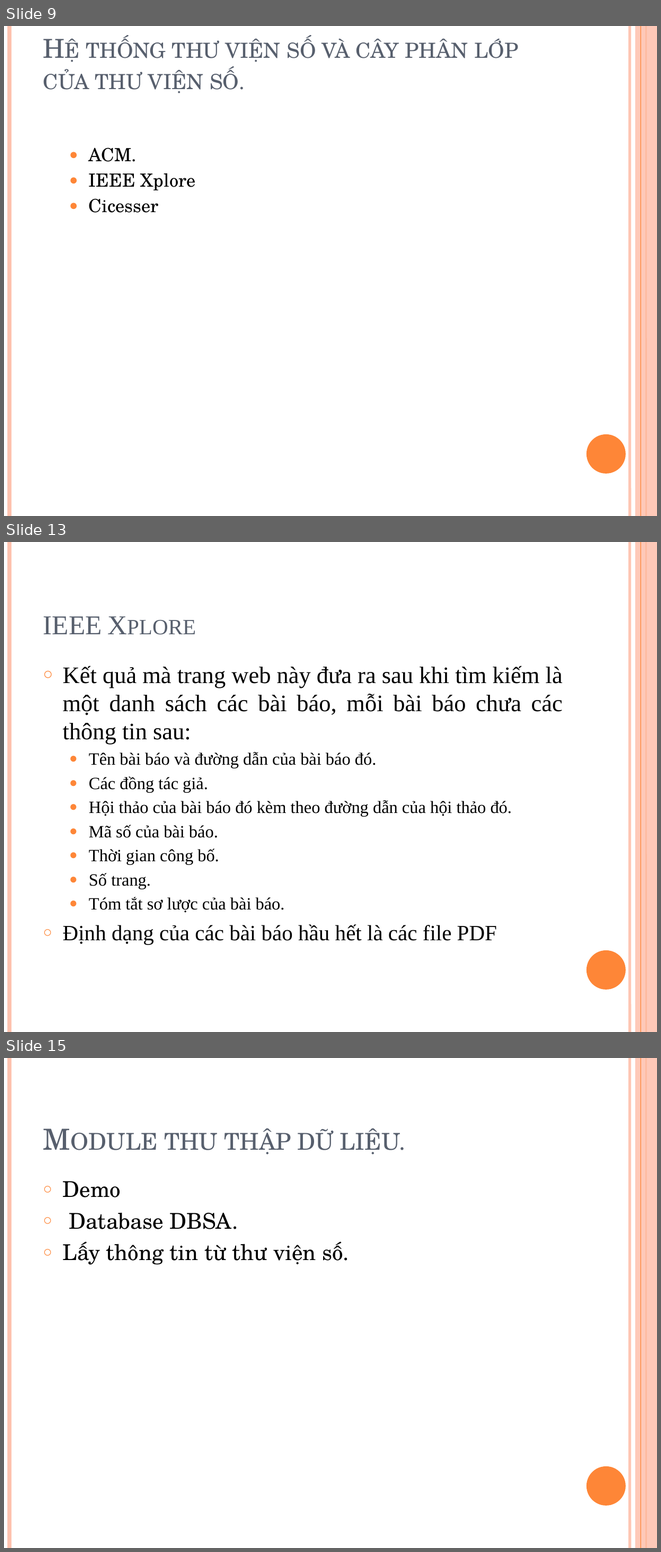
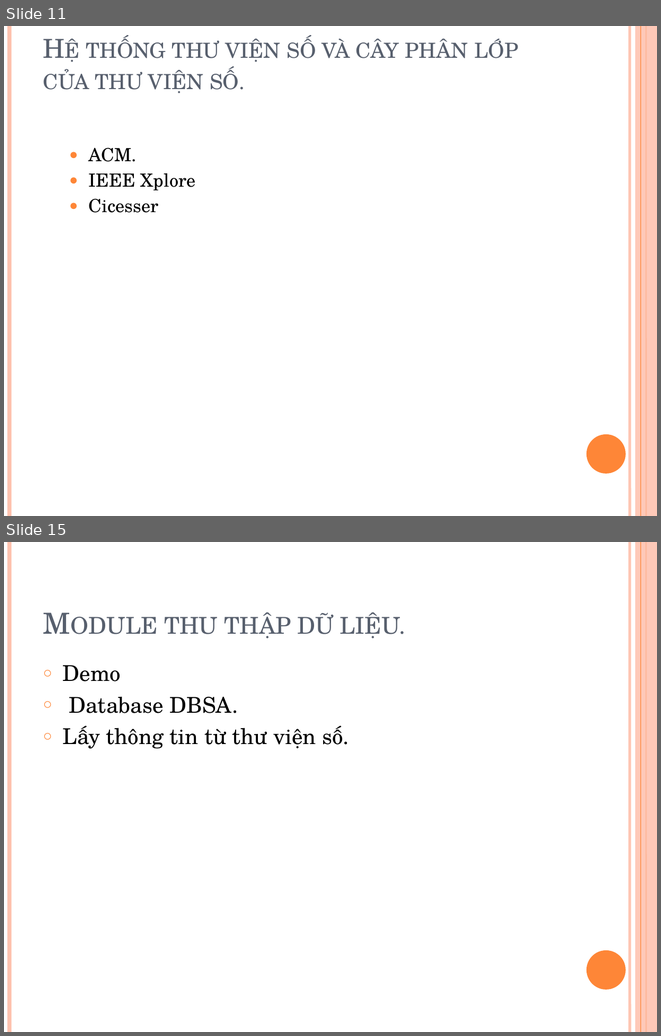
Before and after one commit to tiendv/detaitotnghiep, a slide deck: Report/Baocao 3-12.pptx. Shown one above the other, each under a label of ours: slides 9, 13 and 15 before the commit, slides 11 and 15 after it; the slides between them are not shown. The pictures are 661x1552 and 661x1036 pixels, drawn with LibreOffice and Linux fonts; fonts in the diff are those of the drawing. Boxes give left, top, right and bottom in pixels: in the first picture for what was removed or moved away, otherwise in the second. Text is boxed around its words. In the diff, an @@ line names an element or a change of style, - is before the commit and + after.

```diff
--- a/Report/Baocao 3-12.pptx
+++ b/Report/Baocao 3-12.pptx
@@ slide 13 removed at box(4, 542, 657, 1032), background #FFFFFF; not listed: 6 template elements that a slide beside it also shows @@
@@ title removed at box(43, 616, 102, 634) @@
-IEEE Xplore
@@ text removed at box(63, 665, 563, 944) @@
-○ Kết quả mà trang web này đưa ra sau khi tìm kiếm là một danh sách các bài báo, mỗi bài báo chưa các thông tin sau:
-  ● Tên bài báo và đường dẫn của bài báo đó.
-  ● Các đồng tác giả.
-  ● Hội thảo của bài báo đó kèm theo đường dẫn của hội thảo đó.
-  ● Mã số của bài báo.
-  ● Thời gian công bố.
-  ● Số trang.
-  ● Tóm tắt sơ lược của bài báo.
-○ Định dạng của các bài báo hầu hết là các file PDF
@@ what was slide 9 is now slide 11 @@
```
Also in this commit, not shown: 6 slides changed, 3 slides added, 1 other slide removed.
